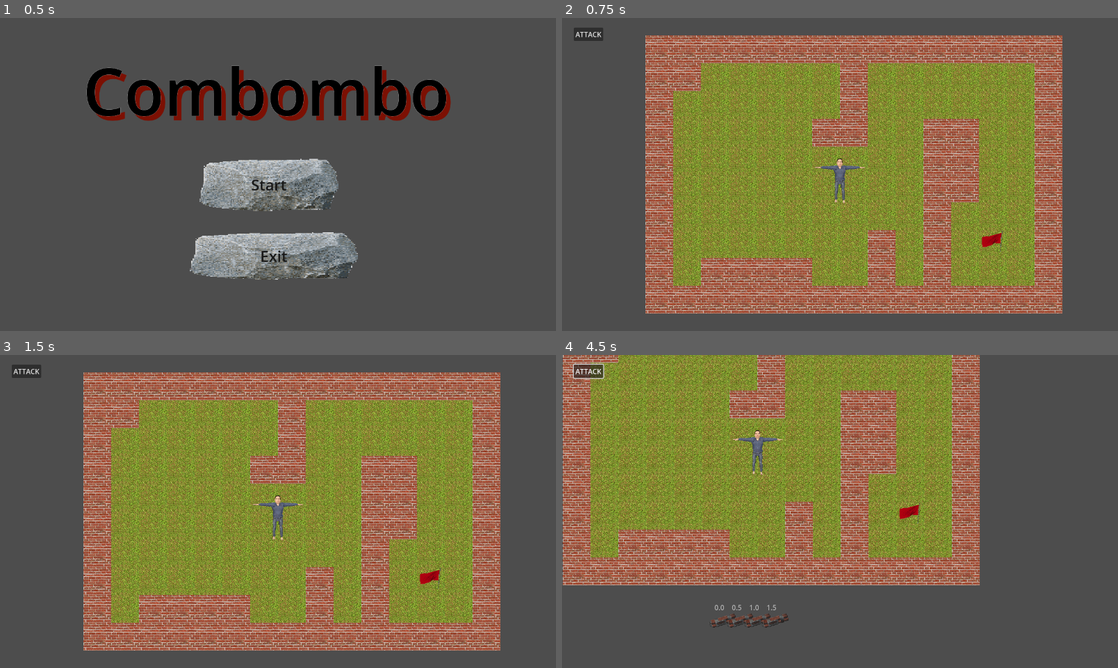
Above: before the commit, frames 1-4 (two rows, left to right).
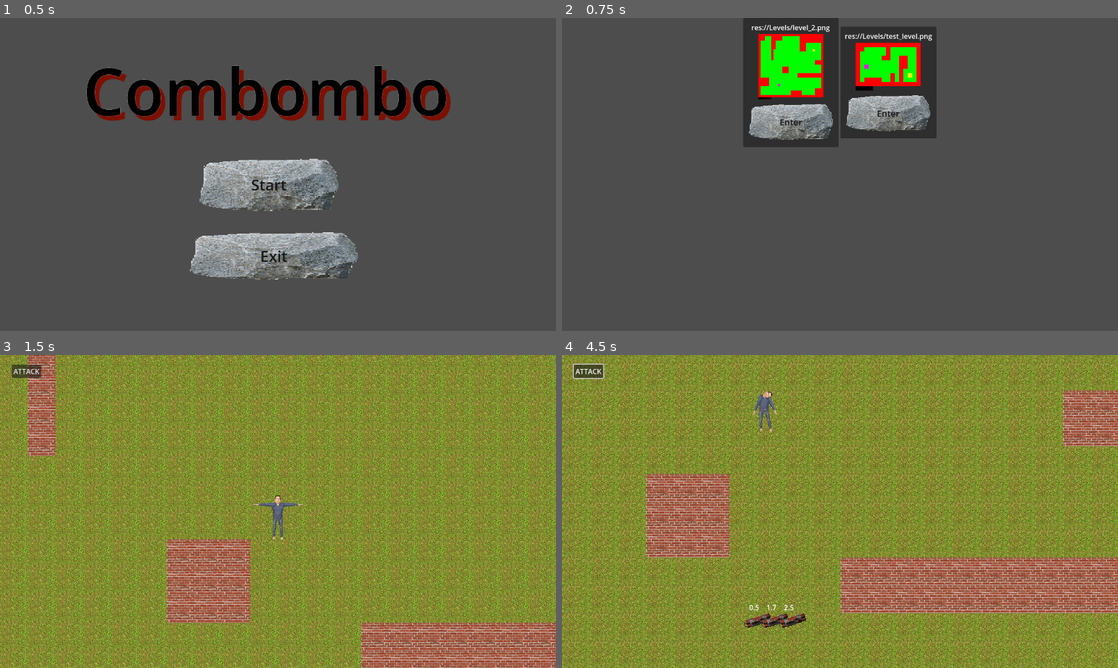
Above: after the commit, the same moments.

Repository: MaxWesterlund/Combombo
Game: Godot game, scene res://Scenes/Menus/Menu.tscn
The game is run twice, just before and just after one commit, with the same random seed, the same clock (stepped at 60 frames per second) and the same inputs. Before the commit the project starts from res://Scenes/Menu.tscn.
Inputs (mouse positions are in pixels of both pictures, inside the frame that each line leads up to):
- Up to frame 1 (0.5 s): no input
- Up to frame 2 (0.75 s): click (828, 183) at 0.5 s
- Up to frame 3 (1.5 s): click (227, 458) at 1.27 s
- Up to frame 4 (4.5 s): click "ATTACK" at 2 s; tap Enter at 2.75 s; move the mouse to (962, 495) at 2.77 s; press the mouse at (962, 495) at 2.78 s; hold D (move_right) 2.78-3.53 s; move the mouse to (728, 527) at 3.52 s; release the mouse at (728, 527) at 3.53 s; hold S (move_down) 3.53-4.28 s; tap Mouse wheel up (zoom_in) at 3.6 s; move the mouse to (895, 442) at 4.27 s; hold D (move_right) from 4.28 s (still down); tap Mouse wheel down (zoom_out) at 4.35 s

Frame 1 is identical in both runs. In frame 2, 68% of the frame differs, in the area x 2-90%, y 0-95%; in frame 3, 62%; in frame 4, 65%.

Commit message:
level select

Diff:
--- a/Scenes/Button.tscn
+++ b/Scenes/Menus/Button.tscn
@@ -5,6 +5,8 @@
 [ext_resource type="Texture2D" uid="uid://c4htluor4srqk" path="res://Sprites/button_hover.png" id="3_lhiuh"]
 
 [node name="Button" type="MarginContainer"]
+offset_right = 128.0
+offset_bottom = 96.0
 
 [node name="TextureButton" type="TextureButton" parent="."]
 layout_mode = 2
--- a/Scenes/Menu.tscn
+++ b/Scenes/Menus/Menu.tscn
@@ -1,7 +1,7 @@
 [gd_scene load_steps=4 format=3 uid="uid://bqp2e6mm7tpot"]
 
-[ext_resource type="Script" path="res://Scenes/menu.gd" id="1_bk30g"]
-[ext_resource type="PackedScene" uid="uid://6ejmjpdq8ddv" path="res://Scenes/Button.tscn" id="1_dlj25"]
+[ext_resource type="Script" path="res://Scenes/Menus/menu.gd" id="1_bk30g"]
+[ext_resource type="PackedScene" uid="uid://6ejmjpdq8ddv" path="res://Scenes/Menus/Button.tscn" id="1_dlj25"]
 [ext_resource type="AudioStream" uid="uid://ch7baxq5e3mxx" path="res://Sound/song.mp3" id="3_gc3xv"]
 
 [node name="Menu" type="Control"]
--- /dev/null
+++ b/Scenes/Menus/level_panel.gd
@@ -0,0 +1,13 @@
+extends PanelContainer
+
+@export var level_path = ""
+
+var game_scene = preload("res://Scenes/Main.tscn")
+
+func display_level():
+	get_node("MarginContainer/CenterContainer/GridContainer/Label").text = level_path
+	get_node("MarginContainer/CenterContainer/GridContainer/TextureRect").texture = load(level_path)
+
+func _on_button_pressed():
+	Globals.map_path = level_path
+	get_tree().change_scene_to_packed(game_scene)
--- /dev/null
+++ b/Scenes/Menus/level_panel.tscn
@@ -0,0 +1,52 @@
+[gd_scene load_steps=3 format=3 uid="uid://h738xaal2s1x"]
+
+[ext_resource type="Script" path="res://Scenes/Menus/level_panel.gd" id="1_niiny"]
+[ext_resource type="PackedScene" uid="uid://6ejmjpdq8ddv" path="res://Scenes/Menus/Button.tscn" id="1_wr3ko"]
+
+[node name="LevelPanel" type="PanelContainer"]
+offset_right = 89.0
+offset_bottom = 23.0
+size_flags_horizontal = 4
+size_flags_vertical = 4
+script = ExtResource("1_niiny")
+
+[node name="MarginContainer" type="MarginContainer" parent="."]
+layout_mode = 2
+theme_override_constants/margin_left = 10
+theme_override_constants/margin_top = 10
+theme_override_constants/margin_right = 10
+theme_override_constants/margin_bottom = 10
+
+[node name="CenterContainer" type="CenterContainer" parent="MarginContainer"]
+layout_mode = 2
+size_flags_vertical = 0
+
+[node name="GridContainer" type="VBoxContainer" parent="MarginContainer/CenterContainer"]
+layout_mode = 2
+
+[node name="Label" type="Label" parent="MarginContainer/CenterContainer/GridContainer"]
+layout_mode = 2
+text = "Level name"
+horizontal_alignment = 1
+
+[node name="TextureRect" type="TextureRect" parent="MarginContainer/CenterContainer/GridContainer"]
+custom_minimum_size = Vector2(150, 0)
+layout_mode = 2
+size_flags_horizontal = 4
+size_flags_vertical = 4
+expand_mode = 5
+
+[node name="Button" parent="MarginContainer/CenterContainer/GridContainer" instance=ExtResource("1_wr3ko")]
+custom_minimum_size = Vector2(200, 0)
+layout_mode = 2
+size_flags_horizontal = 4
+size_flags_vertical = 4
+
+[node name="Label" parent="MarginContainer/CenterContainer/GridContainer/Button" index="1"]
+theme_override_font_sizes/font_size = 20
+text = "Enter
+"
+
+[connection signal="pressed" from="MarginContainer/CenterContainer/GridContainer/Button/TextureButton" to="." method="_on_button_pressed"]
+
+[editable path="MarginContainer/CenterContainer/GridContainer/Button"]
--- /dev/null
+++ b/Scenes/Menus/level_select.gd
@@ -0,0 +1,19 @@
+extends Control
+
+var level_panel = preload("res://Scenes/Menus/level_panel.tscn")
+
+func _ready():
+	var dir = DirAccess.open("res://Levels/")
+	if dir:
+		var format_exp = RegEx.new()
+		format_exp.compile("[.]\\w+$")
+
+		dir.list_dir_begin()
+		var file_name = dir.get_next()
+		while file_name != "":
+			if format_exp.search(file_name).get_string() == ".png":
+				var instance = level_panel.instantiate()
+				get_node("ScrollContainer/CenterContainer/GridContainer").add_child(instance)
+				instance.level_path = "res://Levels/" + file_name
+				instance.display_level()
+			file_name = dir.get_next()
--- /dev/null
+++ b/Scenes/Menus/level_select.tscn
@@ -0,0 +1,31 @@
+[gd_scene load_steps=2 format=3 uid="uid://cislcta1suf12"]
+
+[ext_resource type="Script" path="res://Scenes/Menus/level_select.gd" id="1_mj67a"]
+
+[node name="LevelSelect" type="Control"]
+layout_mode = 3
+anchors_preset = 15
+anchor_right = 1.0
+anchor_bottom = 1.0
+grow_horizontal = 2
+grow_vertical = 2
+script = ExtResource("1_mj67a")
+
+[node name="ScrollContainer" type="ScrollContainer" parent="."]
+layout_mode = 1
+anchors_preset = 15
+anchor_right = 1.0
+anchor_bottom = 1.0
+grow_horizontal = 2
+grow_vertical = 2
+horizontal_scroll_mode = 0
+
+[node name="CenterContainer" type="CenterContainer" parent="ScrollContainer"]
+layout_mode = 2
+size_flags_horizontal = 3
+
+[node name="GridContainer" type="GridContainer" parent="ScrollContainer/CenterContainer"]
+layout_mode = 2
+size_flags_vertical = 3
+theme_override_constants/v_separation = 0
+columns = 2
--- a/Scenes/menu.gd
+++ b/Scenes/Menus/menu.gd
@@ -1,6 +1,6 @@
 extends Control
 
-var game_scene = preload("res://Scenes/main.tscn")
+var game_scene = preload("res://Scenes/Menus/level_select.tscn")
 
 func _on_start_pressed():
 	get_tree().change_scene_to_packed(game_scene)
--- a/Scenes/bombo.gd
+++ b/Scenes/bombo.gd
@@ -6,7 +6,7 @@
 	EXPLODED,
 }
 
-var explode_force = 2000000
+var explode_force = 4000000
 
 var state = STATE.IDLE
 var explode_time_start = 1.0
--- a/Scenes/map_generator.gd
+++ b/Scenes/map_generator.gd
@@ -1,6 +1,4 @@
 extends TileMap
-
-@export var image_path = ""
 
 var bomb = preload("res://Scenes/bombo.tscn")
 
@@ -20,7 +18,7 @@
 
 func _ready():
 	var image = Image.new()
-	image.load(image_path)
+	image.load(Globals.map_path)
 
 	var start_position = spawn_tiles(image)
 	get_node("/root/Main/Player").position = start_position
--- a/Scripts/globals.gd
+++ b/Scripts/globals.gd
@@ -2,3 +2,4 @@
 
 var player_position: Vector2
 var number_of_bombs = 0
+var map_path = ""
--- a/project.godot
+++ b/project.godot
@@ -11,7 +11,7 @@
 [application]
 
 config/name="Combombo"
-run/main_scene="res://Scenes/Menu.tscn"
+run/main_scene="res://Scenes/Menus/Menu.tscn"
 config/features=PackedStringArray("4.2", "Forward Plus")
 config/icon="res://icon.svg"
 
Binary file added: Levels/level_2.png
Not shown, added: Levels/level_2.png.import
Binary file added: Sprites/background.png
Not shown, added: Sprites/background.png.import
Binary file removed: Sprites/tiles.aseprite
